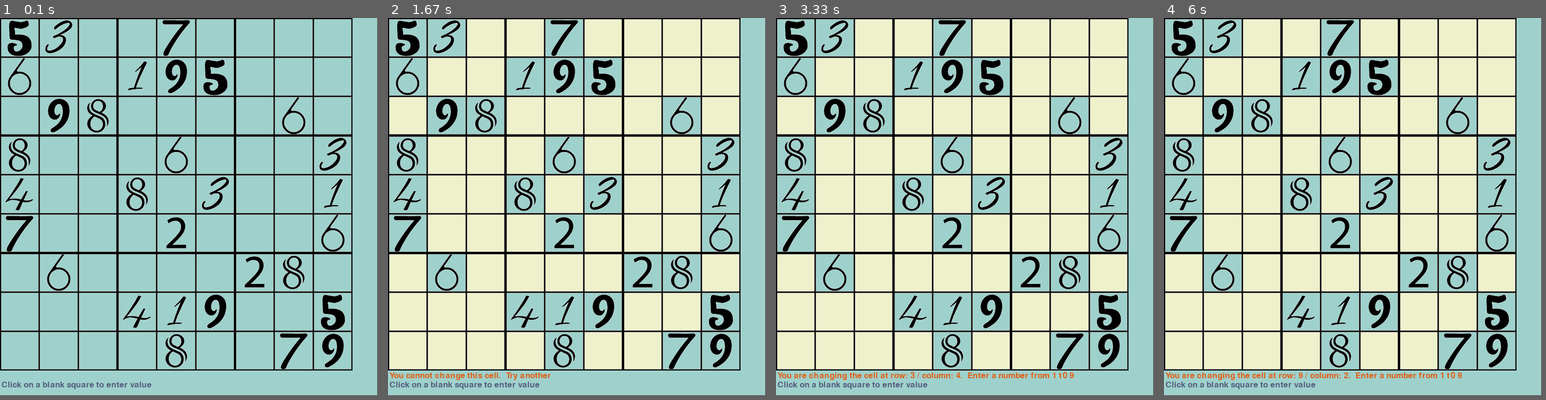
Above: before the commit, frames 1-4 (left to right).
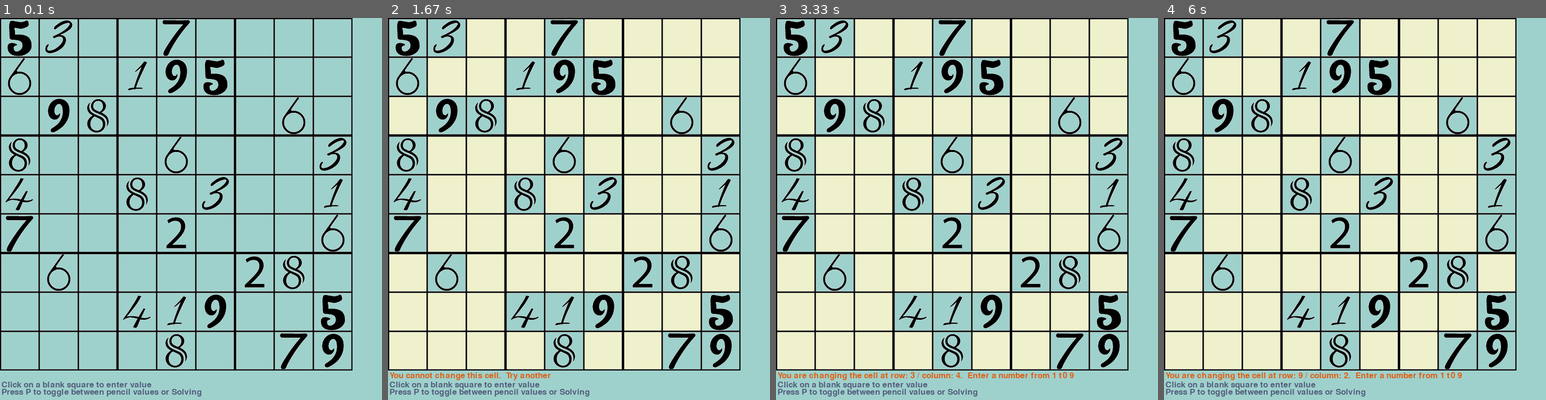
Above: after the commit, the same moments.

Repository: MAOneill/pygame-sudoku
Game: pygame game, started from pygame_soduko.py
The game is run twice, just before and just after one commit, with the same random seed, the same clock (stepped at 60 frames per second) and the same inputs.
Inputs (mouse positions are in pixels of both pictures, inside the frame that each line leads up to):
- Up to frame 1 (0.1 s): no input
- Up to frame 2 (1.67 s): click (563, 224) at 0.38 s; hold P 0.67-1.13 s; click (460, 151) at 1.22 s; click (720, 342) at 1.55 s
- Up to frame 3 (3.33 s): click (829, 197) at 1.88 s; click (947, 308) at 2.22 s; click (913, 128) at 3.05 s
- Up to frame 4 (6 s): click (1454, 174) at 3.38 s; click (1492, 178) at 3.72 s; click (1435, 140) at 4.05 s; click (1244, 136) at 4.38 s; click (1263, 277) at 4.72 s; click (1244, 186) at 5.05 s; click (1297, 319) at 5.38 s; click (1240, 350) at 5.72 s
In our replay, the window is 780x780 before the commit and 790x790 after it. These sizes can differ from the game's own. Grey fills any space a smaller window leaves; there, only what the larger window draws over its background counts as a difference.

The runs differ from the first frame. In frame 1, 0.4% of the frame differs, in the area x 0-53%, y 97-100%; in frame 2, 0.4%; in frame 3, 0.4%; in frame 4, 0.4%.

Commit message:
p key is a toggle for pencil mode

Diff:
--- a/pygame_soduko.py
+++ b/pygame_soduko.py
@@ -134,8 +134,8 @@
 def main():
 
     # declare the size of the canvas
-    width = 780
-    height = 780
+    width = 790
+    height = 790
 
     blue_color = (97, 159, 182)  #background color
     background_color = (244,237,221)
@@ -204,7 +204,6 @@
                 col = int (x // 81) + 1
                 cell = 'r%dc%d' % (row,col)
                 print(board[cell].answer)
-                # print(board[cell].pencils[4].image)
                 #change the value of the message text
                 if type(board[cell]) == Known_cell:    #if known:
                     message_text = font.render('You cannot change this cell.  Try another', True, (orange_color))
@@ -214,11 +213,13 @@
             # Game logic
 
             if event.type == pygame.KEYDOWN:
-                # print('key down %r' % event.key)
+                print('key down %r' % event.key)
                 entry = event.key
 
+                #pressing P toggles between pencil mode or not
                 if entry == 112:     #this is for P for pencil
-                    pencil = True
+                    pencil = not pencil
+                # if entry ==
 
                 if screen_clicked == True:      #we are in the solving state and a key has been pressed
                     choices = {49:1,50:2,51:3,52:4,53:5,54:6,55:7,56:8,59:9}
@@ -282,7 +283,9 @@
         #general message...add press P for pencil??
         font = pygame.font.Font(None, 25)
         gen_text = font.render('Click on a blank square to enter value', True, (pitch_blue_color))
+        gen_text2 = font.render('Press P to toggle between pencil values or Solving', True, (pitch_blue_color))
         screen.blit(gen_text, (3, 750))
+        screen.blit(gen_text2, (3, 765))
 
 
         # pygame.display.update()
